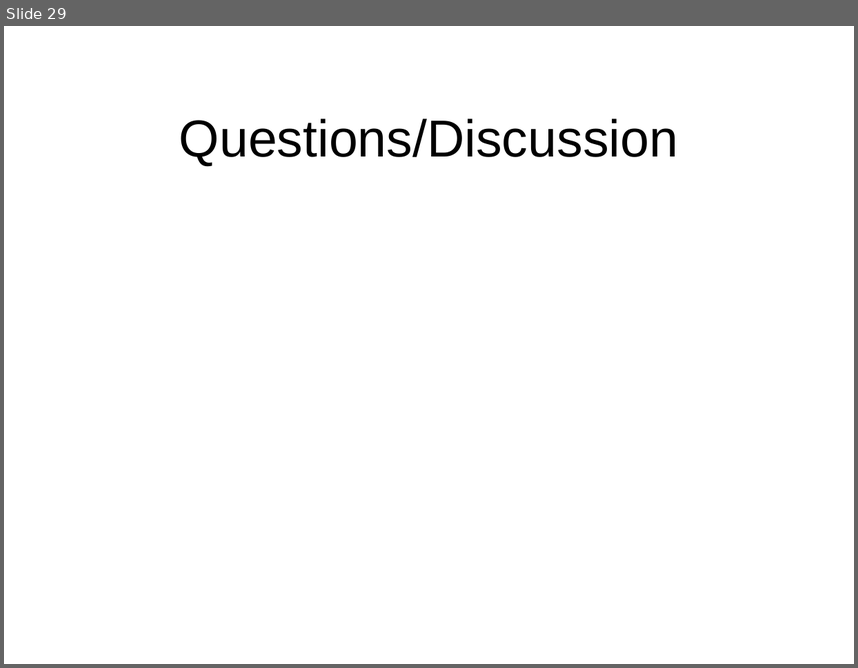
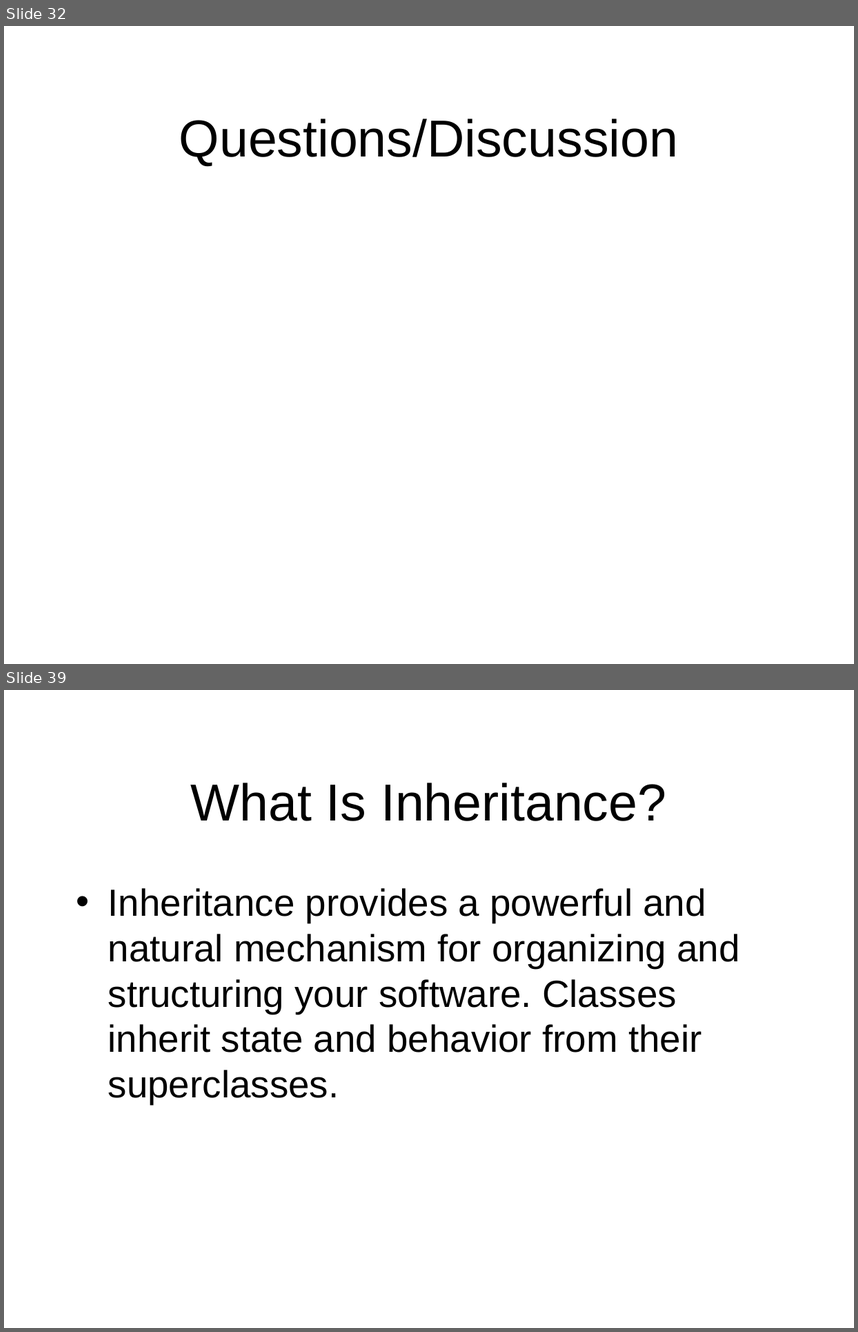
Before and after one commit to octaviordz/zjnu2017.github.io, a slide deck: OOAD/lectures/010--Introduction.ppt. Shown one above the other, each under a label of ours: slide 29 before the commit, slides 32 and 39 after it; the slides between them are not shown. The pictures are 858x668 and 858x1332 pixels, drawn with LibreOffice and Linux fonts; fonts in the diff are those of the drawing. Boxes give left, top, right and bottom in pixels: in the first picture for what was removed or moved away, otherwise in the second. Text is boxed around its words. In the diff, an @@ line names an element or a change of style, - is before the commit and + after.

```diff
--- a/OOAD/lectures/010--Introduction.ppt
+++ b/OOAD/lectures/010--Introduction.ppt
@@ slide 39 added at (x1=4, y1=690, x2=854, y2=1328), background #FFFFFF @@
@@ title added at (x1=190, y1=782, x2=666, y2=821), 44 pt, text #000000 @@
+What Is Inheritance?
@@ text added at (x1=108, y1=888, x2=740, y2=1104), 32 pt, text #000000 @@
+• Inheritance provides a powerful and natural mechanism for organizing and structuring your software. Classes inherit state and behavior from their superclasses.
@@ what was slide 29 is now slide 32 @@
```
Also in this commit, not shown: 1 slide changed, 11 other slides added, 1 slide removed, 2 other files.
